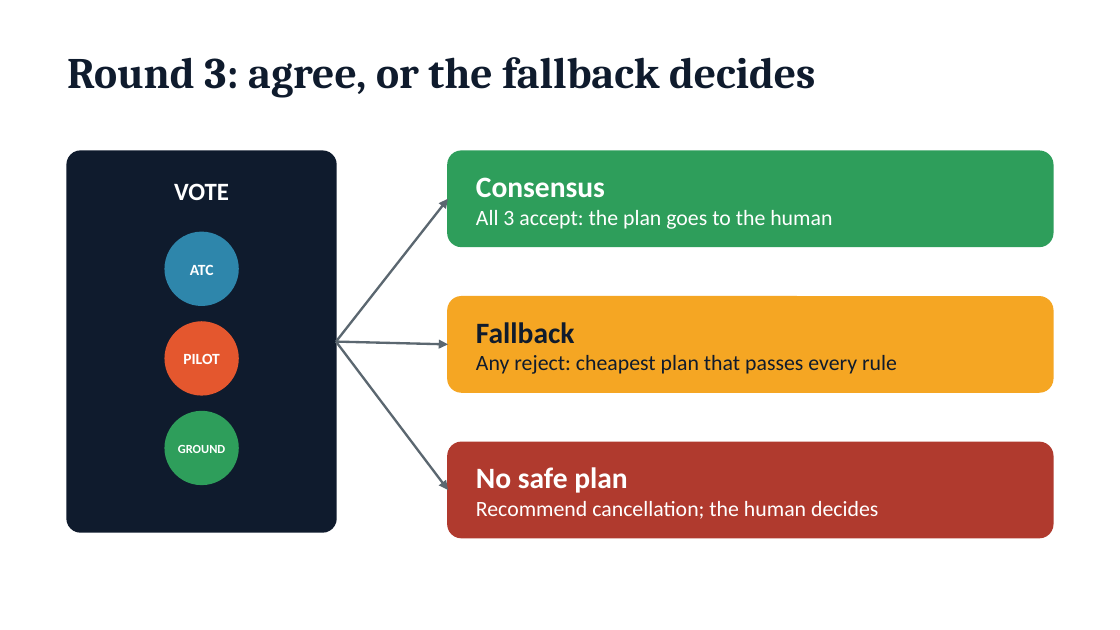
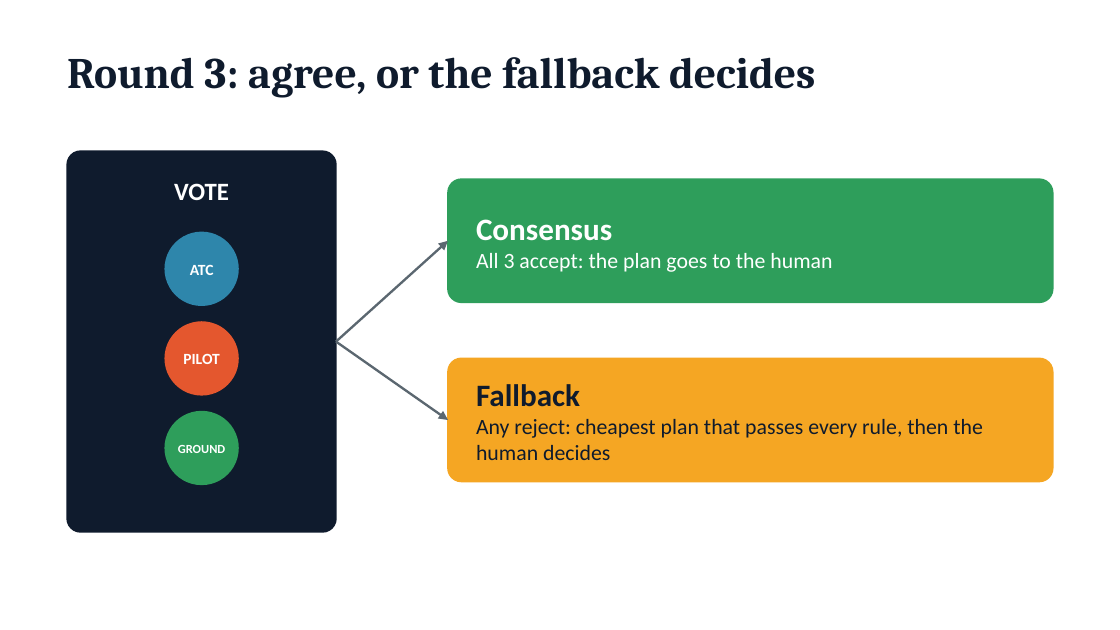
Before and after one commit to vishnuroxx/AnthropicHackathonWinner, a slide deck: slide 10 of pitch.pptx. Drawn at 1120x630 pixels with LibreOffice and Linux fonts; fonts in the diff are those of the drawing. Boxes give left, top, right and bottom in pixels: in the first picture for what was removed or moved away, otherwise in the second. Text is boxed around its words. In the diff, an @@ line names an element or a change of style, - is before the commit and + after.

```diff
--- a/pitch.pptx
+++ b/pitch.pptx
@@ rounded rectangle: place and size @@
-rounded rectangle at box(448, 151, 1053, 246)
+rounded rectangle at box(448, 179, 1053, 302)
@@ rounded rectangle at box(448, 179, 1053, 302): proportions changed @@
@@ text "Consensus": place and size @@
-text "Consensus" at box(476, 177, 832, 229)
+text "Consensus" at box(476, 219, 832, 272)
@@ text at box(476, 219, 612, 241): size 19 to 20 pt in "Consensus" @@
@@ arrow moved from (336, 342) - (448, 198) to (336, 342) - (448, 241) @@
@@ arrow moved from (336, 342) - (448, 345) to (336, 342) - (448, 420) @@
@@ arrow removed from (336, 342) to (448, 491) @@
@@ rounded rectangle at box(448, 358, 1053, 482): proportions changed @@
@@ rounded rectangle: place and size @@
-rounded rectangle at box(448, 297, 1053, 392)
+rounded rectangle at box(448, 358, 1053, 482)
@@ text "Fallback": place and size @@
-text "Fallback" at box(476, 322, 897, 374)
+text "Fallback" at box(476, 384, 983, 460)
@@ text at box(476, 384, 580, 407): size 19 to 20 pt in "Fallback" @@
@@ text at box(476, 419, 983, 460): text changed @@
-Any reject: cheapest plan that passes every rule
+Any reject: cheapest plan that passes every rule, then the human decides
@@ rounded rectangle removed at box(448, 442, 1053, 538) @@
@@ text removed at box(476, 467, 878, 519) @@
-No safe plan
-Recommend cancellation; the human decides
```
Also in this commit, not shown: 3 other slides changed.
